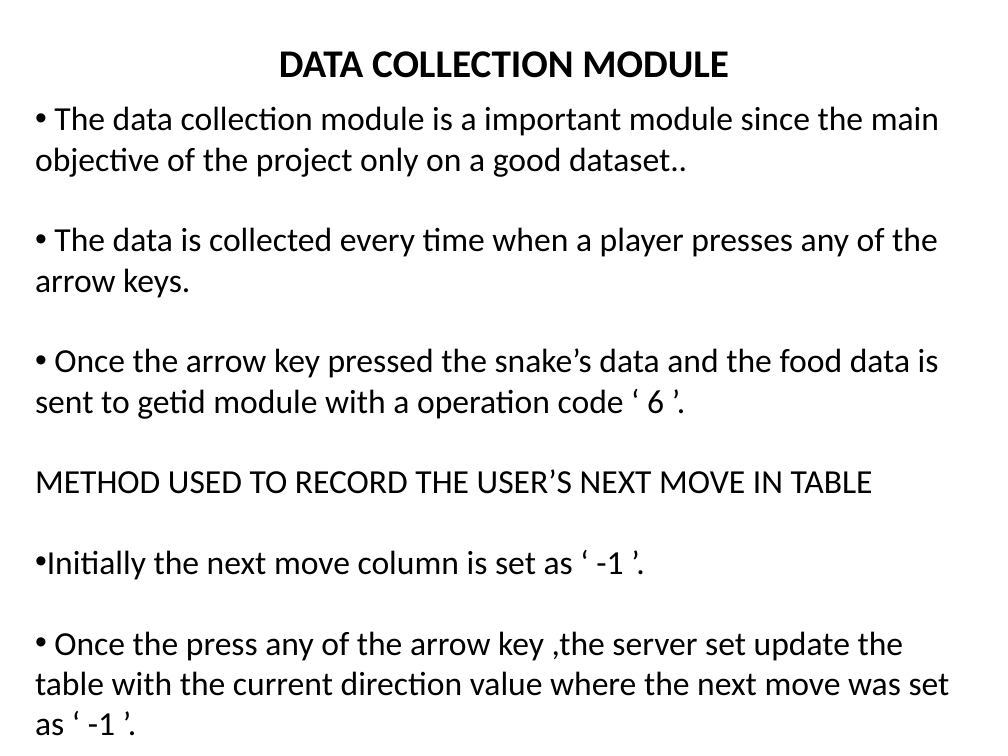
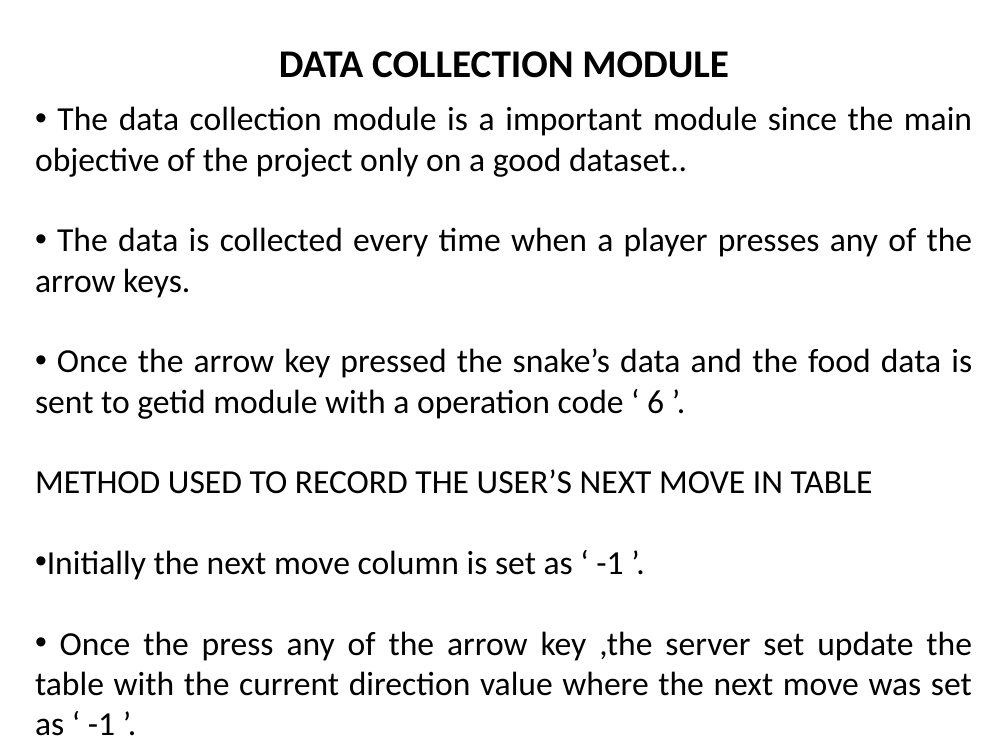
Before and after one commit to Greeny6092/Mini-Project-sem7-, a slide deck: slide 31 of presentation/AI BASED MULTIPLAYER SNAKE GAME(mini project).pptx. Drawn at 1008x756 pixels with LibreOffice and Linux fonts; fonts in the diff are those of the drawing. Boxes give left, top, right and bottom in pixels: in the first picture for what was removed or moved away, otherwise in the second. Text is boxed around its words. In the diff, an @@ line names an element or a change of style, - is before the commit and + after.

```diff
--- a/presentation/AI BASED MULTIPLAYER SNAKE GAME(mini project).pptx
+++ b/presentation/AI BASED MULTIPLAYER SNAKE GAME(mini project).pptx
@@ text "The data collection module is ..." at (x1=35, y1=106, x2=973, y2=736): alignment left to justified @@
```
Also in this commit, not shown: 26 other slides changed, 3 other files.
